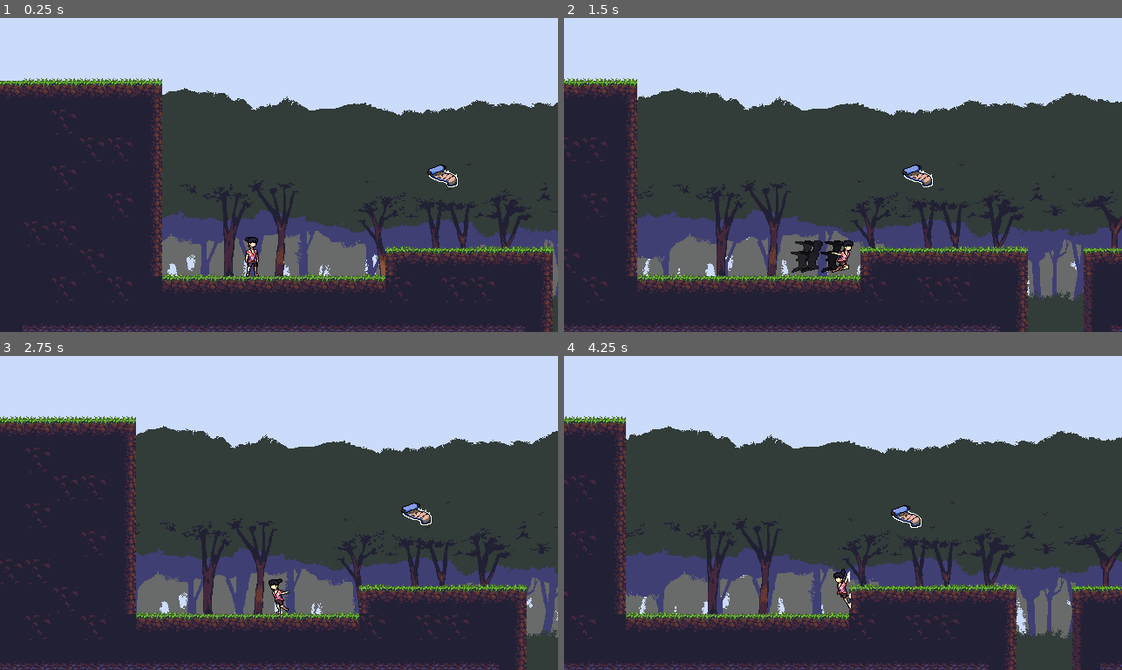
Above: before the commit, frames 1-4 (two rows, left to right).
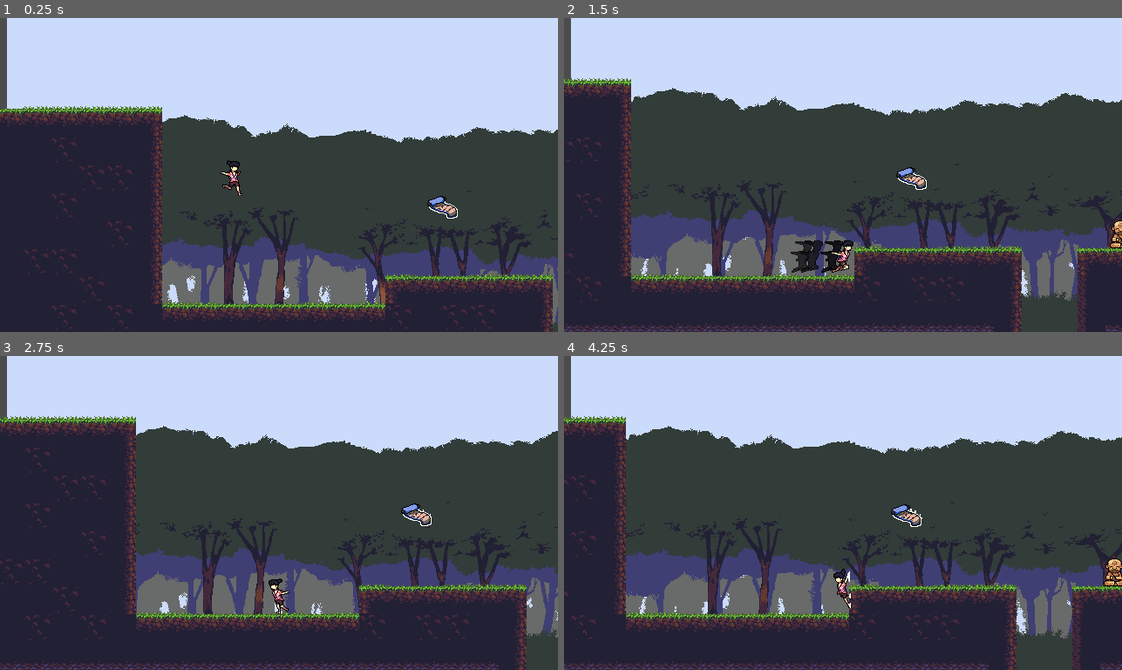
Above: after the commit, the same moments.

Repository: marcelo-lemos/Softwarrior
Game: Godot game, scene res://Nodes/Stages/Stage1.tscn
Same seed, same stepped clock (60 frames per second), same inputs: the game is played once before the commit and once after it. This scene is started directly instead of the project's main scene.
Inputs:
- Up to frame 1 (0.25 s): no input
- Up to frame 2 (1.5 s): tap Enter (ui_accept) at 0.5 s; hold X (attack) 0.53-1.28 s; hold Right (ui_right) from 0.53 s (still down); tap Z (jump) at 0.77 s; tap C (dash) at 1.35 s
- Up to frame 3 (2.75 s): tap Z (jump) at 1.52 s; release Right (ui_right) at 2.03 s; hold Left (ui_left) from 2.03 s (still down); hold X (attack) from 2.03 s (still down)
- Up to frame 4 (4.25 s): release Left (ui_left) at 2.78 s; release X (attack) at 2.78 s; hold Right (ui_right) from 2.78 s (still down); tap C (dash) at 2.85 s; tap Z (jump) at 3.02, 3.77 s; hold X (attack) from 3.53 s (still down)

The runs differ from the first frame. In frame 1, 31% of the frame differs, in the area x 0-100%, y 0-100%; in frame 2, 13%; in frame 3, 0.4%; in frame 4, 0.6%.

Commit message:
Add checkpoints

Diff:
--- a/game/Nodes/Characters/Player/Player.tscn
+++ b/game/Nodes/Characters/Player/Player.tscn
@@ -2,47 +2,47 @@
 
 [ext_resource path="res://Nodes/Characters/Player/PlayerController.gd" type="Script" id=1]
 [ext_resource path="res://Nodes/Characters/GenericCharacter.tscn" type="PackedScene" id=2]
-[ext_resource path="res://Assets/Sprites/MC/PlayerDashAttack1.png" type="Texture" id=3]
-[ext_resource path="res://Assets/Sprites/MC/PlayerDashAttack2.png" type="Texture" id=4]
-[ext_resource path="res://Assets/Sprites/MC/PlayerDashAttack3.png" type="Texture" id=5]
-[ext_resource path="res://Assets/Sprites/MC/PlayerDashAttack4.png" type="Texture" id=6]
-[ext_resource path="res://Assets/Sprites/MC/PlayerDashAttack5.png" type="Texture" id=7]
-[ext_resource path="res://Assets/Sprites/MC/PlayerDashAttack6.png" type="Texture" id=8]
-[ext_resource path="res://Assets/Sprites/MC/PlayerDashAttack7.png" type="Texture" id=9]
-[ext_resource path="res://Assets/Sprites/MC/PlayerDashAttack8.png" type="Texture" id=10]
-[ext_resource path="res://Assets/Sprites/MC/PlayerDash1.png" type="Texture" id=11]
-[ext_resource path="res://Assets/Sprites/MC/PlayerDash2.png" type="Texture" id=12]
-[ext_resource path="res://Assets/Sprites/MC/PlayerDash3.png" type="Texture" id=13]
-[ext_resource path="res://Assets/Sprites/MC/PlayerDash4.png" type="Texture" id=14]
+[ext_resource path="res://Assets/Sprites/MC/PlayerDash1.png" type="Texture" id=3]
+[ext_resource path="res://Assets/Sprites/MC/PlayerDash2.png" type="Texture" id=4]
+[ext_resource path="res://Assets/Sprites/MC/PlayerDash3.png" type="Texture" id=5]
+[ext_resource path="res://Assets/Sprites/MC/PlayerDash4.png" type="Texture" id=6]
+[ext_resource path="res://Assets/Sprites/MC/PlayerDashAttack1.png" type="Texture" id=7]
+[ext_resource path="res://Assets/Sprites/MC/PlayerDashAttack2.png" type="Texture" id=8]
+[ext_resource path="res://Assets/Sprites/MC/PlayerDashAttack3.png" type="Texture" id=9]
+[ext_resource path="res://Assets/Sprites/MC/PlayerDashAttack4.png" type="Texture" id=10]
+[ext_resource path="res://Assets/Sprites/MC/PlayerDashAttack5.png" type="Texture" id=11]
+[ext_resource path="res://Assets/Sprites/MC/PlayerDashAttack6.png" type="Texture" id=12]
+[ext_resource path="res://Assets/Sprites/MC/PlayerDashAttack7.png" type="Texture" id=13]
+[ext_resource path="res://Assets/Sprites/MC/PlayerDashAttack8.png" type="Texture" id=14]
 [ext_resource path="res://Assets/Sprites/MC/PlayerIdle1.png" type="Texture" id=15]
 [ext_resource path="res://Assets/Sprites/MC/PlayerIdle2.png" type="Texture" id=16]
 [ext_resource path="res://Assets/Sprites/MC/PlayerIdle3.png" type="Texture" id=17]
 [ext_resource path="res://Assets/Sprites/MC/PlayerIdle4.png" type="Texture" id=18]
 [ext_resource path="res://Assets/Sprites/MC/PlayerIdle5.png" type="Texture" id=19]
 [ext_resource path="res://Assets/Sprites/MC/PlayerIdle6.png" type="Texture" id=20]
-[ext_resource path="res://Assets/Sprites/MC/PlayerWall1.png" type="Texture" id=21]
-[ext_resource path="res://Assets/Sprites/MC/PlayerWall2.png" type="Texture" id=22]
-[ext_resource path="res://Assets/Sprites/MC/PlayerWall3.png" type="Texture" id=23]
-[ext_resource path="res://Assets/Sprites/MC/PlayerRun1.png" type="Texture" id=24]
-[ext_resource path="res://Assets/Sprites/MC/PlayerRun2.png" type="Texture" id=25]
-[ext_resource path="res://Assets/Sprites/MC/PlayerRun3.png" type="Texture" id=26]
-[ext_resource path="res://Assets/Sprites/MC/PlayerRun4.png" type="Texture" id=27]
-[ext_resource path="res://Assets/Sprites/MC/PlayerRun5.png" type="Texture" id=28]
-[ext_resource path="res://Assets/Sprites/MC/PlayerRun6.png" type="Texture" id=29]
-[ext_resource path="res://Assets/Sprites/MC/PlayerRun7.png" type="Texture" id=30]
-[ext_resource path="res://Assets/Sprites/MC/PlayerRun8.png" type="Texture" id=31]
-[ext_resource path="res://Assets/Sprites/MC/PlayerRun9.png" type="Texture" id=32]
-[ext_resource path="res://Assets/Sprites/MC/PlayerRun10.png" type="Texture" id=33]
-[ext_resource path="res://Assets/Sprites/MC/PlayerRun11.png" type="Texture" id=34]
-[ext_resource path="res://Assets/Sprites/MC/playerJumpDown.png" type="Texture" id=35]
-[ext_resource path="res://Assets/Sprites/MC/playerJumpUp.png" type="Texture" id=36]
-[ext_resource path="res://Assets/Sprites/MC/GroundComboFirst1.png" type="Texture" id=37]
-[ext_resource path="res://Assets/Sprites/MC/GroundComboFirst2.png" type="Texture" id=38]
-[ext_resource path="res://Assets/Sprites/MC/GroundComboFirst3.png" type="Texture" id=39]
-[ext_resource path="res://Assets/Sprites/MC/GroundComboFirst4.png" type="Texture" id=40]
-[ext_resource path="res://Assets/Sprites/MC/GroundComboFirst5.png" type="Texture" id=41]
-[ext_resource path="res://Assets/Sprites/MC/GroundComboFirst6.png" type="Texture" id=42]
-[ext_resource path="res://Assets/Sprites/MC/GroundComboFirst7.png" type="Texture" id=43]
+[ext_resource path="res://Assets/Sprites/MC/PlayerRun1.png" type="Texture" id=21]
+[ext_resource path="res://Assets/Sprites/MC/PlayerRun2.png" type="Texture" id=22]
+[ext_resource path="res://Assets/Sprites/MC/PlayerRun3.png" type="Texture" id=23]
+[ext_resource path="res://Assets/Sprites/MC/PlayerRun4.png" type="Texture" id=24]
+[ext_resource path="res://Assets/Sprites/MC/PlayerRun5.png" type="Texture" id=25]
+[ext_resource path="res://Assets/Sprites/MC/PlayerRun6.png" type="Texture" id=26]
+[ext_resource path="res://Assets/Sprites/MC/PlayerRun7.png" type="Texture" id=27]
+[ext_resource path="res://Assets/Sprites/MC/PlayerRun8.png" type="Texture" id=28]
+[ext_resource path="res://Assets/Sprites/MC/PlayerRun9.png" type="Texture" id=29]
+[ext_resource path="res://Assets/Sprites/MC/PlayerRun10.png" type="Texture" id=30]
+[ext_resource path="res://Assets/Sprites/MC/PlayerRun11.png" type="Texture" id=31]
+[ext_resource path="res://Assets/Sprites/MC/playerJumpDown.png" type="Texture" id=32]
+[ext_resource path="res://Assets/Sprites/MC/PlayerWall1.png" type="Texture" id=33]
+[ext_resource path="res://Assets/Sprites/MC/PlayerWall2.png" type="Texture" id=34]
+[ext_resource path="res://Assets/Sprites/MC/PlayerWall3.png" type="Texture" id=35]
+[ext_resource path="res://Assets/Sprites/MC/GroundComboFirst1.png" type="Texture" id=36]
+[ext_resource path="res://Assets/Sprites/MC/GroundComboFirst2.png" type="Texture" id=37]
+[ext_resource path="res://Assets/Sprites/MC/GroundComboFirst3.png" type="Texture" id=38]
+[ext_resource path="res://Assets/Sprites/MC/GroundComboFirst4.png" type="Texture" id=39]
+[ext_resource path="res://Assets/Sprites/MC/GroundComboFirst5.png" type="Texture" id=40]
+[ext_resource path="res://Assets/Sprites/MC/GroundComboFirst6.png" type="Texture" id=41]
+[ext_resource path="res://Assets/Sprites/MC/GroundComboFirst7.png" type="Texture" id=42]
+[ext_resource path="res://Assets/Sprites/MC/playerJumpUp.png" type="Texture" id=43]
 [ext_resource path="res://Assets/Sprites/MC/GroundComboSecond.1.png" type="Texture" id=44]
 [ext_resource path="res://Assets/Sprites/MC/GroundComboSecond.2.png" type="Texture" id=45]
 [ext_resource path="res://Assets/Sprites/MC/GroundComboSecond.3.png" type="Texture" id=46]
@@ -67,45 +67,45 @@
 
 [sub_resource type="SpriteFrames" id=1]
 animations = [ {
-"frames": [ ExtResource( 3 ), ExtResource( 4 ), ExtResource( 5 ), ExtResource( 6 ), ExtResource( 7 ), ExtResource( 8 ), ExtResource( 9 ), ExtResource( 10 ) ],
+"frames": [ ExtResource( 3 ), ExtResource( 4 ), ExtResource( 5 ), ExtResource( 6 ) ],
+"loop": true,
+"name": "Dash",
+"speed": 12.0
+}, {
+"frames": [ ExtResource( 7 ), ExtResource( 8 ), ExtResource( 9 ), ExtResource( 10 ), ExtResource( 11 ), ExtResource( 12 ), ExtResource( 13 ), ExtResource( 14 ) ],
 "loop": false,
 "name": "DashAttack",
 "speed": 23.0
 }, {
-"frames": [ ExtResource( 11 ), ExtResource( 12 ), ExtResource( 13 ), ExtResource( 14 ) ],
-"loop": true,
-"name": "Dash",
-"speed": 12.0
-}, {
 "frames": [ ExtResource( 15 ), ExtResource( 16 ), ExtResource( 17 ), ExtResource( 18 ), ExtResource( 19 ), ExtResource( 20 ) ],
 "loop": true,
 "name": "Idle",
 "speed": 10.0
 }, {
-"frames": [ ExtResource( 21 ), ExtResource( 22 ), ExtResource( 23 ) ],
+"frames": [ ExtResource( 21 ), ExtResource( 22 ), ExtResource( 23 ), ExtResource( 24 ), ExtResource( 25 ), ExtResource( 26 ), ExtResource( 27 ), ExtResource( 28 ), ExtResource( 29 ), ExtResource( 30 ), ExtResource( 31 ) ],
+"loop": true,
+"name": "Run",
+"speed": 19.0
+}, {
+"frames": [ ExtResource( 32 ) ],
+"loop": true,
+"name": "JumpDown",
+"speed": 5.0
+}, {
+"frames": [ ExtResource( 33 ), ExtResource( 34 ), ExtResource( 35 ) ],
 "loop": true,
 "name": "Wall",
 "speed": 12.0
 }, {
-"frames": [ ExtResource( 24 ), ExtResource( 25 ), ExtResource( 26 ), ExtResource( 27 ), ExtResource( 28 ), ExtResource( 29 ), ExtResource( 30 ), ExtResource( 31 ), ExtResource( 32 ), ExtResource( 33 ), ExtResource( 34 ) ],
-"loop": true,
-"name": "Run",
-"speed": 19.0
-}, {
-"frames": [ ExtResource( 35 ) ],
-"loop": true,
-"name": "JumpDown",
-"speed": 5.0
-}, {
-"frames": [ ExtResource( 36 ) ],
-"loop": true,
-"name": "JumpUp",
-"speed": 5.0
-}, {
-"frames": [ ExtResource( 37 ), ExtResource( 38 ), ExtResource( 39 ), ExtResource( 40 ), ExtResource( 41 ), ExtResource( 42 ), ExtResource( 43 ) ],
+"frames": [ ExtResource( 36 ), ExtResource( 37 ), ExtResource( 38 ), ExtResource( 39 ), ExtResource( 40 ), ExtResource( 41 ), ExtResource( 42 ) ],
 "loop": false,
 "name": "GroundCombo1",
 "speed": 25.0
+}, {
+"frames": [ ExtResource( 43 ) ],
+"loop": true,
+"name": "JumpUp",
+"speed": 5.0
 }, {
 "frames": [ ExtResource( 44 ), ExtResource( 45 ), ExtResource( 46 ), ExtResource( 47 ), ExtResource( 48 ), ExtResource( 49 ), ExtResource( 50 ) ],
 "loop": false,
--- a/game/Nodes/Characters/Player/PlayerController.gd
+++ b/game/Nodes/Characters/Player/PlayerController.gd
@@ -9,7 +9,7 @@
 onready var body = get_node("GenericCharacter")
 var velocity = Vector2(0,0.2)
 var apply_gravity = true
-
+var respawn_position
 #gameplay vars
 var has_dash = true
 var has_double_jump = true
--- a/game/Nodes/Collectables/Collectable.tscn
+++ b/game/Nodes/Collectables/Collectable.tscn
@@ -47,7 +47,7 @@
 [node name="Sprite" type="AnimatedSprite" parent="."]
 frames = SubResource( 2 )
 animation = "Default"
-frame = 3
+frame = 1
 playing = true
 
 [connection signal="body_entered" from="." to="." method="_on_Area2D_body_entered"]
--- /dev/null
+++ b/game/Nodes/Stages/Checkpoint.gd
@@ -0,0 +1,17 @@
+extends Area2D
+signal activate_checkpoint(checkpoint)
+var active = false
+onready var respawn_position = $RespawnPosition.global_position
+func deactivate():
+	active = false
+	$Sprite.animation = "Deactivated"
+
+func _on_Checkpoint_body_entered(body):
+	if active == false:
+		active = true
+		$Sprite.play("Activation")
+		emit_signal("activate_checkpoint",self)
+
+func _on_Sprite_animation_finished():
+	if $Sprite.animation == "Activation":
+		$Sprite.call_deferred("play","Activated")
--- /dev/null
+++ b/game/Nodes/Stages/Checkpoint.tscn
@@ -0,0 +1,58 @@
+[gd_scene load_steps=15 format=2]
+
+[ext_resource path="res://Nodes/Stages/Checkpoint.gd" type="Script" id=1]
+[ext_resource path="res://Assets/Sprites/Checkpoint/CheckpointDeactivated.png" type="Texture" id=2]
+[ext_resource path="res://Assets/Sprites/Checkpoint/CheckpointActivate1.png" type="Texture" id=3]
+[ext_resource path="res://Assets/Sprites/Checkpoint/CheckpointActivate2.png" type="Texture" id=4]
+[ext_resource path="res://Assets/Sprites/Checkpoint/CheckpointActivate3.png" type="Texture" id=5]
+[ext_resource path="res://Assets/Sprites/Checkpoint/CheckpointActivate4.png" type="Texture" id=6]
+[ext_resource path="res://Assets/Sprites/Checkpoint/CheckpointActivate5.png" type="Texture" id=7]
+[ext_resource path="res://Assets/Sprites/Checkpoint/CheckPointActive1.png" type="Texture" id=8]
+[ext_resource path="res://Assets/Sprites/Checkpoint/CheckPointActive2.png" type="Texture" id=9]
+[ext_resource path="res://Assets/Sprites/Checkpoint/CheckPointActive3.png" type="Texture" id=10]
+[ext_resource path="res://Assets/Sprites/Checkpoint/CheckPointActive4.png" type="Texture" id=11]
+[ext_resource path="res://Assets/Sprites/Checkpoint/CheckPointActive5.png" type="Texture" id=12]
+
+[sub_resource type="SpriteFrames" id=1]
+animations = [ {
+"frames": [  ],
+"loop": true,
+"name": "Default",
+"speed": 5.0
+}, {
+"frames": [ ExtResource( 2 ) ],
+"loop": false,
+"name": "Deactivated",
+"speed": 5.0
+}, {
+"frames": [ ExtResource( 3 ), ExtResource( 4 ), ExtResource( 5 ), ExtResource( 6 ), ExtResource( 7 ) ],
+"loop": false,
+"name": "Activation",
+"speed": 12.0
+}, {
+"frames": [ ExtResource( 8 ), ExtResource( 9 ), ExtResource( 10 ), ExtResource( 11 ), ExtResource( 12 ) ],
+"loop": true,
+"name": "Activated",
+"speed": 8.0
+} ]
+
+[sub_resource type="RectangleShape2D" id=2]
+extents = Vector2( 31.1845, 33.1137 )
+
+[node name="Checkpoint" type="Area2D"]
+script = ExtResource( 1 )
+
+[node name="Sprite" type="AnimatedSprite" parent="."]
+frames = SubResource( 1 )
+animation = "Deactivated"
+playing = true
+
+[node name="CollisionShape2D" type="CollisionShape2D" parent="."]
+position = Vector2( 0, 6.85159 )
+shape = SubResource( 2 )
+
+[node name="RespawnPosition" type="Position2D" parent="."]
+position = Vector2( -0.214638, 18.4591 )
+
+[connection signal="body_entered" from="." to="." method="_on_Checkpoint_body_entered"]
+[connection signal="animation_finished" from="Sprite" to="." method="_on_Sprite_animation_finished"]
--- a/game/Nodes/Stages/Stage.gd
+++ b/game/Nodes/Stages/Stage.gd
@@ -2,13 +2,39 @@
 
 onready var collectable_count = $Collectables.get_child_count()
 var collected = 0
+
+var respawn_position
+var player_scene = preload("res://Nodes/Characters/Player/Player.tscn")
+var player
+var current_checkpoint
+
 func _ready():
 	connect_collectables()
+	connect_checkpoints()
+	spawn_player()
 
 func connect_collectables():
-	for child in $Collectables.get_children():
-		child.connect("collected",self,"_on_Item_Collected")
+	connect_children($Collectables, "collected", "on_Item_Collected")
+
+func connect_checkpoints():
+	connect_children($Checkpoints, "activate_checkpoint", "_on_Checkpoint_Activated")
+
+func connect_children(parent, child_signal, method):
+	for child in parent.get_children():
+		child.connect(child_signal, self, method)
 
 func _on_Item_Collected():
 	collected += 1
 	print("Itens collected: " + str(collected))
+
+func _on_Checkpoint_Activated(checkpoint):
+	if current_checkpoint != null:
+		current_checkpoint.deactivate()
+	current_checkpoint = checkpoint
+	player.respawn_position = checkpoint.respawn_position
+
+func spawn_player():
+	player = player_scene.instance()
+	add_child(player)
+	player.global_position = $PlayerSpawnPosition.global_position
+	player.respawn_position = $PlayerSpawnPosition.global_position
--- a/game/Nodes/Stages/Stage.tscn
+++ b/game/Nodes/Stages/Stage.tscn
@@ -4,3 +4,5 @@
 
 [node name="Stage" type="Node2D"]
 script = ExtResource( 1 )
+
+[node name="PlayerSpawnPosition" type="Position2D" parent="."]
--- a/game/Nodes/Stages/Stage1.tscn
+++ b/game/Nodes/Stages/Stage1.tscn
@@ -2,13 +2,13 @@
 
 [ext_resource path="res://Nodes/Stages/Stage.tscn" type="PackedScene" id=1]
 [ext_resource path="res://Nodes/Stages/Tileset/tileset.res" type="TileSet" id=2]
-[ext_resource path="res://Nodes/Characters/Player/Player.tscn" type="PackedScene" id=3]
-[ext_resource path="res://Nodes/Stages/Pause.gd" type="Script" id=4]
-[ext_resource path="res://Assets/Sprites/Map/background3.png" type="Texture" id=5]
-[ext_resource path="res://Assets/Sprites/Map/background2.png" type="Texture" id=6]
-[ext_resource path="res://Assets/Sprites/Map/background4.png" type="Texture" id=7]
-[ext_resource path="res://Assets/Sprites/Map/background1.png" type="Texture" id=8]
-[ext_resource path="res://Assets/Music/Green haven.ogg" type="AudioStream" id=9]
+[ext_resource path="res://Nodes/Stages/Pause.gd" type="Script" id=3]
+[ext_resource path="res://Assets/Sprites/Map/background3.png" type="Texture" id=4]
+[ext_resource path="res://Assets/Sprites/Map/background2.png" type="Texture" id=5]
+[ext_resource path="res://Assets/Sprites/Map/background4.png" type="Texture" id=6]
+[ext_resource path="res://Assets/Sprites/Map/background1.png" type="Texture" id=7]
+[ext_resource path="res://Assets/Music/Green haven.ogg" type="AudioStream" id=8]
+[ext_resource path="res://Nodes/Stages/Checkpoint.tscn" type="PackedScene" id=9]
 [ext_resource path="res://Nodes/Collectables/Collectable.tscn" type="PackedScene" id=10]
 
 [node name="Stage1" index="0" instance=ExtResource( 1 )]
@@ -22,10 +22,7 @@
 format = 1
 tile_data = PoolIntArray( -720640, 536870913, 0, -720639, 536870913, 0, -720638, 536870913, 0, -720637, 536870913, 0, - …(21546 unchanged characters)…
 
-[node name="Player" parent="." index="1" instance=ExtResource( 3 )]
-position = Vector2( 240.193, -87.098 )
-
-[node name="CanvasLayer" type="CanvasLayer" parent="." index="2"]
+[node name="CanvasLayer" type="CanvasLayer" parent="." index="1"]
 editor/display_folded = true
 layer = 100
 
@@ -75,7 +72,7 @@
 margin_bottom = 20.0
 text = "QUIT"
 
-[node name="ParallaxBackground" type="ParallaxBackground" parent="." index="3"]
+[node name="ParallaxBackground" type="ParallaxBackground" parent="." index="2"]
 scroll_base_offset = Vector2( 1, 0 )
 
 [node name="ParallaxLayer2" type="ParallaxLayer" parent="ParallaxBackground" index="0"]
@@ -84,8 +81,8 @@
 motion_mirroring = Vector2( 0.1, 0.1 )
 
 [node name="Sprite" type="Sprite" parent="ParallaxBackground/ParallaxLayer2" index="0"]
-position = Vector2( 0, -40 )
-texture = ExtResource( 5 )
+position = Vector2( 7.80286, -40.4877 )
+texture = ExtResource( 4 )
 centered = false
 region_enabled = true
 region_rect = Rect2( 0, 0, 2048, 2048 )
@@ -120,20 +117,31 @@
 
 [node name="Sprite" type="Sprite" parent="ParallaxBackground/ParallaxLayer" index="0"]
 position = Vector2( 0, -40 )
-texture = ExtResource( 8 )
+texture = ExtResource( 7 )
 centered = false
 region_enabled = true
 region_rect = Rect2( 0, 0, 100000, 400 )
 
-[node name="AudioStreamPlayer" type="AudioStreamPlayer" parent="." index="4"]
-stream = ExtResource( 9 )
+[node name="AudioStreamPlayer" type="AudioStreamPlayer" parent="." index="3"]
+stream = ExtResource( 8 )
 autoplay = true
+
+[node name="Checkpoints" type="Node2D" parent="." index="4"]
+
+[node name="Checkpoint" parent="Checkpoints" index="0" instance=ExtResource( 9 )]
+position = Vector2( 697.227, -127.839 )
+
+[node name="Checkpoint2" parent="Checkpoints" index="1" instance=ExtResource( 9 )]
+position = Vector2( 917.156, -192.683 )
 
 [node name="Collectables" type="Node2D" parent="." index="5"]
 
 [node name="Collectable" parent="Collectables" index="0" instance=ExtResource( 10 )]
 position = Vector2( 457.974, -178.966 )
 
+[node name="PlayerSpawnPosition" parent="." index="6"]
+position = Vector2( 215.432, -242.532 )
+
 [connection signal="pressed" from="CanvasLayer/Pause/VBoxContainer/Button" to="CanvasLayer/Pause" method="_on_Button_pressed"]
 [connection signal="pressed" from="CanvasLayer/Pause/VBoxContainer/Button2" to="CanvasLayer/Pause" method="_on_Button2_pressed"]
 [connection signal="pressed" from="CanvasLayer/Pause/VBoxContainer/Button3" to="CanvasLayer/Pause" method="_on_Button3_pressed"]
--- a/game/Nodes/UI/TitleScreen.tscn
+++ b/game/Nodes/UI/TitleScreen.tscn
@@ -98,7 +98,7 @@
 [node name="Arvore" type="AnimatedSprite" parent="."]
 z_index = 3
 frames = SubResource( 1 )
-frame = 6
+frame = 3
 playing = true
 centered = false
 
Binary file added: game/Assets/Sprites/Checkpoint/CheckPointActive1.png
Not shown, added: game/Assets/Sprites/Checkpoint/CheckPointActive1.png.import
Binary file added: game/Assets/Sprites/Checkpoint/CheckPointActive2.png
Not shown, added: game/Assets/Sprites/Checkpoint/CheckPointActive2.png.import
Binary file added: game/Assets/Sprites/Checkpoint/CheckPointActive3.png
Not shown, added: game/Assets/Sprites/Checkpoint/CheckPointActive3.png.import
Binary file added: game/Assets/Sprites/Checkpoint/CheckPointActive4.png
Not shown, added: game/Assets/Sprites/Checkpoint/CheckPointActive4.png.import
Binary file added: game/Assets/Sprites/Checkpoint/CheckPointActive5.png
Not shown, added: game/Assets/Sprites/Checkpoint/CheckPointActive5.png.import
Binary file added: game/Assets/Sprites/Checkpoint/CheckpointActivate1.png
Not shown, added: game/Assets/Sprites/Checkpoint/CheckpointActivate1.png.import
(and 12 more such lines)
